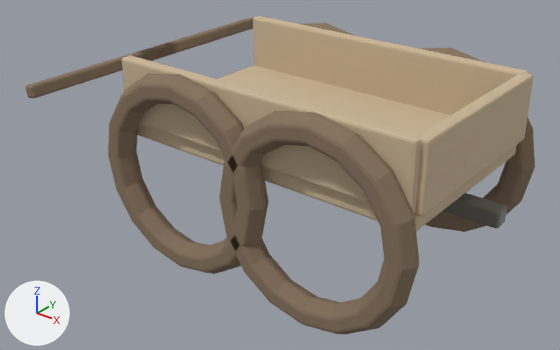
What one commit did to the glTF model assets/models/cart.glb.
Rendered twice from a camera (50 mm lens) standing at (1.89, -2.64, 1.91) and looking at (-0.15, -0.1, 0.33). Arrows for +X, +Y and +Z are at lower left; the lights stay in place. The older version comes first. Vertices at exactly the same position are counted once.

In view in the first picture: 'bed'.
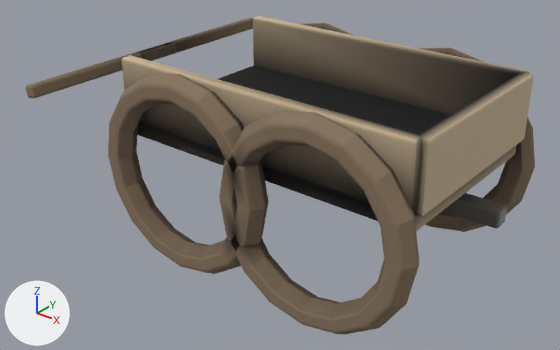
Changed parts and their boxes (x1, y1, x2, y2) in the pictures (560 x 350 px):
'bed', recoloured (darker): (60, 16, 533, 320) in both

What changed in the scene script:
```text
Change mat_wood_light:
    where n0 = _N.new('ShaderNodeBsdfPrincipled'); n0.name = 'Principled BSDF'
    remove n0.inputs[0].default_value = (0.6, 0.47, 0.31, 1.0)  # 'Base Color', beige #cbb697
    add n2 = _N.new('ShaderNodeMix'); n2.name = 'Mix'
    add n2.data_type = 'RGBA'
    add n2.blend_type = 'MULTIPLY'
    add n2.inputs[0].default_value = 1.0  # 'Factor'
    add n2.inputs[7].default_value = (0.6, 0.47, 0.31, 1.0)  # 'B', beige #cbb697
    add n3 = _N.new('ShaderNodeVertexColor'); n3.name = 'Color Attribute'
    add _L.new(n2.outputs[2], n0.inputs[0])  # 'Result' to 'Base Color'
    add _L.new(n3.outputs[0], n2.inputs[6])  # 'Color' to 'A'
Change mat_wood_dark:
    where n0 = _N.new('ShaderNodeBsdfPrincipled'); n0.name = 'Principled BSDF'
    remove n0.inputs[0].default_value = (0.24, 0.17, 0.11, 1.0)  # 'Base Color', brown #86735d
    add n2 = _N.new('ShaderNodeMix'); n2.name = 'Mix'
    add n2.data_type = 'RGBA'
    add n2.blend_type = 'MULTIPLY'
    add n2.inputs[0].default_value = 1.0  # 'Factor'
    add n2.inputs[7].default_value = (0.24, 0.17, 0.11, 1.0)  # 'B', brown #86735d
    add n3 = _N.new('ShaderNodeVertexColor'); n3.name = 'Color Attribute'
    add _L.new(n2.outputs[2], n0.inputs[0])  # 'Result' to 'Base Color'
    add _L.new(n3.outputs[0], n2.inputs[6])  # 'Color' to 'A'
Change mat_metal_dark:
    where n0 = _N.new('ShaderNodeBsdfPrincipled'); n0.name = 'Principled BSDF'
    remove n0.inputs[0].default_value = (0.2, 0.19, 0.17, 1.0)  # 'Base Color', grey #7c7973
    add n2 = _N.new('ShaderNodeMix'); n2.name = 'Mix'
    add n2.data_type = 'RGBA'
    add n2.blend_type = 'MULTIPLY'
    add n2.inputs[0].default_value = 1.0  # 'Factor'
    add n2.inputs[7].default_value = (0.2, 0.19, 0.17, 1.0)  # 'B', grey #7c7973
    add n3 = _N.new('ShaderNodeVertexColor'); n3.name = 'Color Attribute'
    add _L.new(n2.outputs[2], n0.inputs[0])  # 'Result' to 'Base Color'
    add _L.new(n3.outputs[0], n2.inputs[6])  # 'Color' to 'A'
Change me_cube:
    where me_cube.from_pydata(...)  # 1600 vertices, 3168 faces; spans x -1.08..0.9, y -0.77..0.77, z -0.6..0.34
    used by ob_bed; location = (0.0, 0.0, 0.55)
    me_cube part 1: vertex colours changed
```
